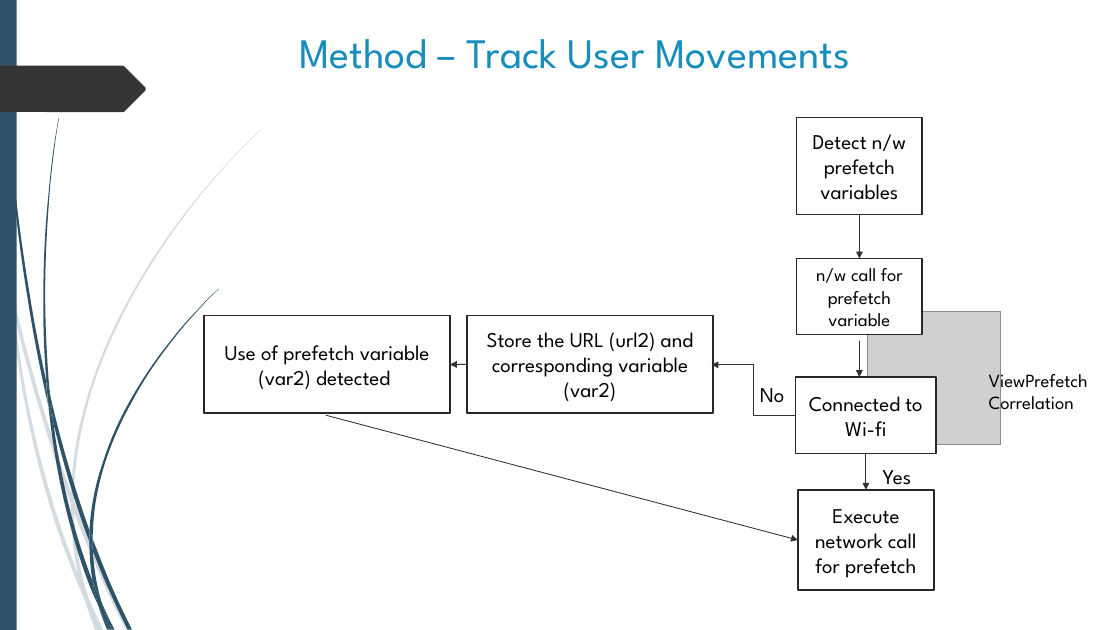
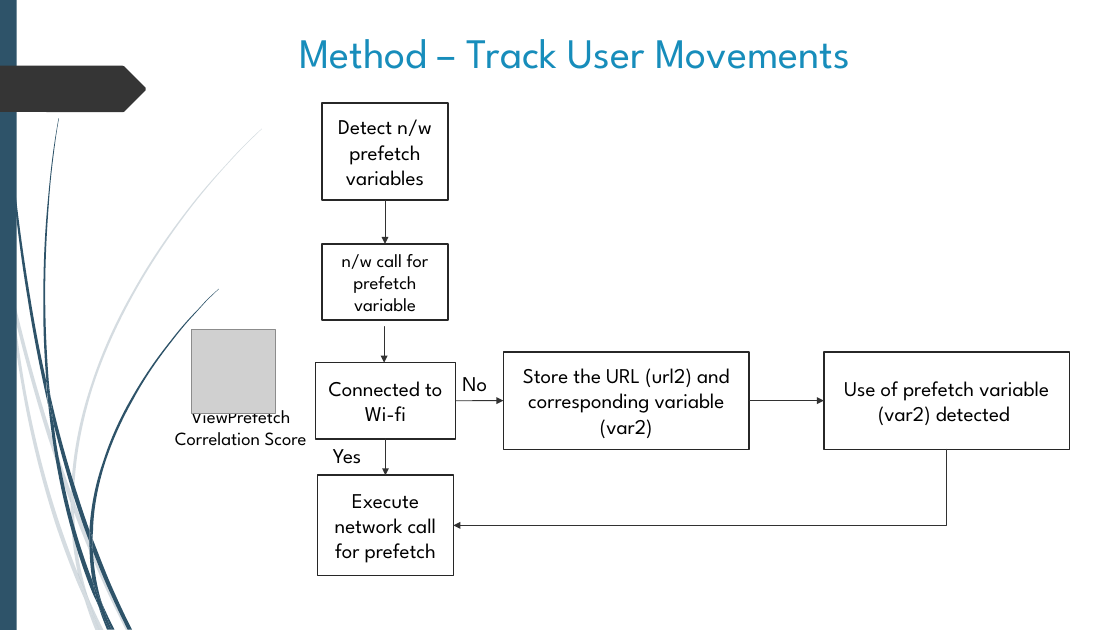
Before and after one commit to shahamish150294/PrefetchProcrastinatorAndroid, a slide deck: slide 8 of Prefetch Procrastinator Final Presentation.pptx (slide 7 before the commit). Drawn at 1120x630 pixels with LibreOffice and Linux fonts; fonts in the diff are those of the drawing; grey boxes stand for pictures. Boxes give left, top, right and bottom in pixels: in the first picture for what was removed or moved away, otherwise in the second. Text is boxed around its words. In the diff, an @@ line names an element or a change of style, - is before the commit and + after.

Commit message:
Edit Design segment of ppt

```diff
--- a/Prefetch Procrastinator Final Presentation.pptx
+++ b/Prefetch Procrastinator Final Presentation.pptx
@@ picture added at (192, 329, 276, 413) @@
@@ 2 rectangles, 2 arrows: place and size @@
-2 rectangles, 2 arrows at (797, 118, 923, 377)
+2 rectangles, 2 arrows at (323, 103, 449, 363)
@@ picture removed at (868, 312, 1001, 444) @@
@@ rectangle "Store the URL (url2) and ...": place and size @@
-rectangle "Store the URL (url2) and ..." at (467, 316, 713, 413)
+rectangle "Store the URL (url2) and ..." at (503, 352, 749, 450)
@@ rectangle "Use of prefetch variable (var2) ...": place and size @@
-rectangle "Use of prefetch variable (var2) ..." at (204, 316, 450, 413)
+rectangle "Use of prefetch variable (var2) ..." at (824, 352, 1070, 450)
@@ text "No": place and size @@
-text "No" at (760, 388, 785, 403)
+text "No" at (462, 377, 487, 392)
@@ elbow arrow removed from (796, 415) to (712, 365) @@
@@ text "ViewPrefetch": place and size @@
-text "ViewPrefetch" at (989, 368, 1088, 416)
+text "ViewPrefetch" at (175, 404, 307, 446)
@@ text at (191, 404, 290, 430): alignment left to centre @@
@@ arrow removed from (326, 415) to (798, 540) @@
@@ arrow moved from (467, 365) - (450, 365) to (456, 401) - (503, 401) @@
@@ arrow added from (749, 401) to (824, 401), #333333 0.75 pt @@
@@ text at (175, 432, 307, 446): text changed @@
-Correlation
+Correlation Score
@@ text "Yes" rewrapped from (883, 470, 912, 491) to (333, 449, 362, 464) @@
@@ 2 rectangles, 1 arrow: place and size @@
-2 rectangles, 1 arrow at (796, 377, 936, 591)
+2 rectangles, 1 arrow at (315, 363, 455, 576)
@@ elbow arrow added from (947, 450) to (454, 526), #333333 0.75 pt @@
```
Also in this commit, not shown: 2 other slides changed, 1 slide added.
